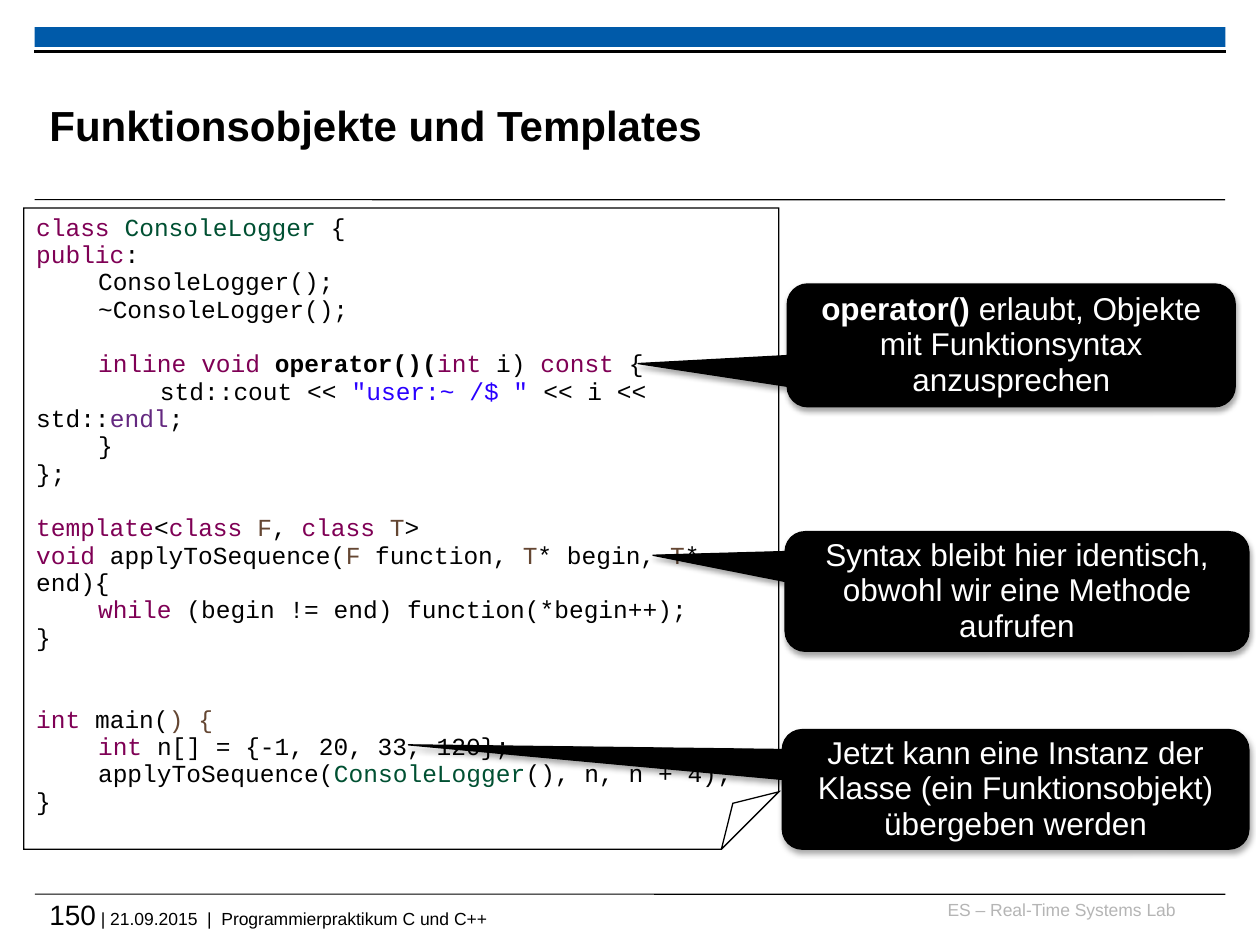
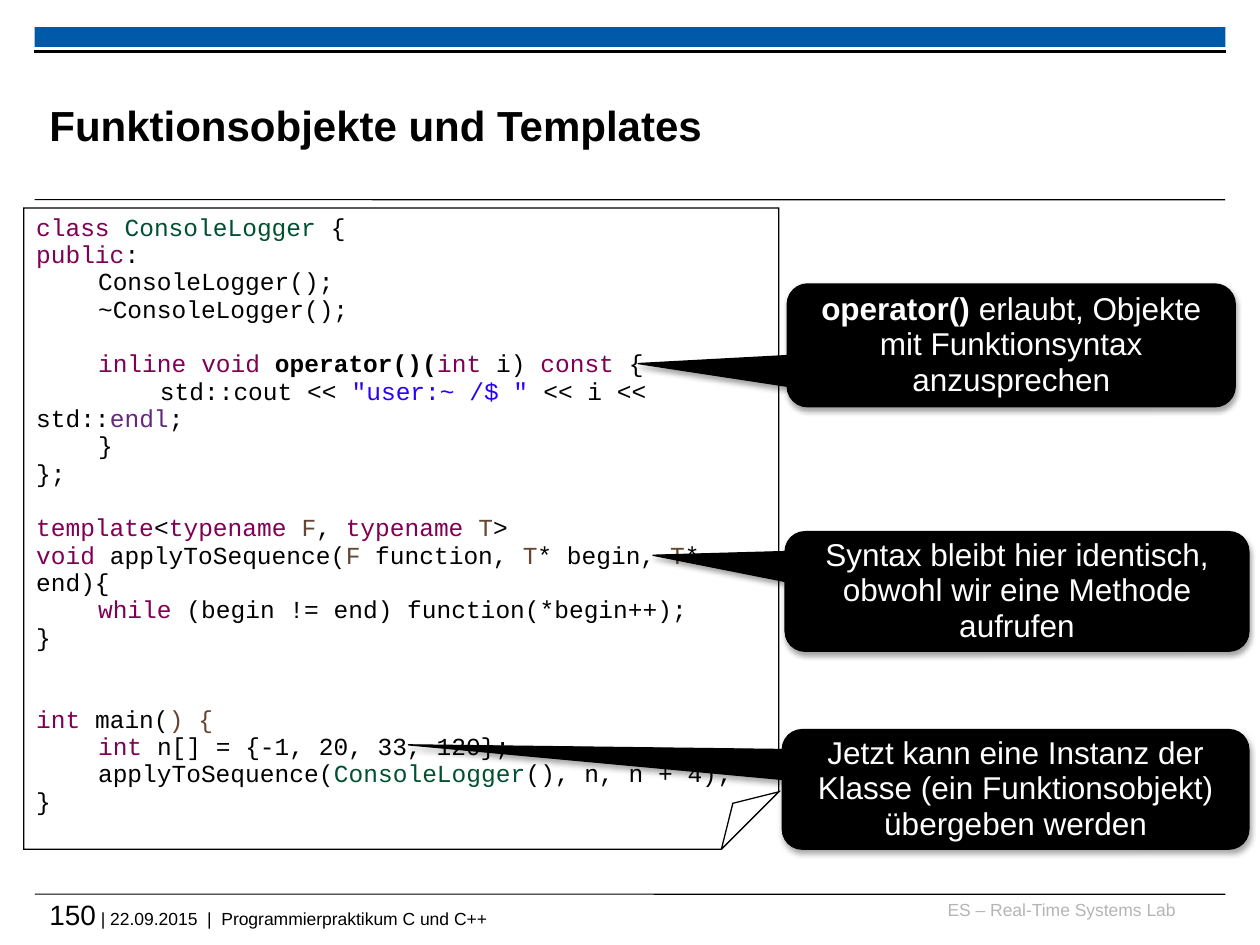
Before and after one commit to h82k/tud-cppp, a slide deck: slide 150 of cppp_lecture.pptx. Drawn at 1260x945 pixels with LibreOffice and Linux fonts; fonts in the diff are those of the drawing; background and template pictures are left out. Boxes give left, top, right and bottom in pixels: in the first picture for what was removed or moved away, otherwise in the second. Text is boxed around its words. In the diff, an @@ line names an element or a change of style, - is before the commit and + after.

Commit message:
Minor bug fixes in slides
 - class -> typename

```diff
--- a/cppp_lecture.pptx
+++ b/cppp_lecture.pptx
@@ text in folded corner at <box>36,518,507,541</box>: text changed @@
-template<class F, class T>
+template<typename F, typename T>
@@ text at <box>49,905,487,929</box>: text changed @@
-150 | 21.09.2015 | Programmierpraktikum C und C++
+150 | 22.09.2015 | Programmierpraktikum C und C++
```
Also in this commit, not shown: 10 other slides changed, 2 other files.
